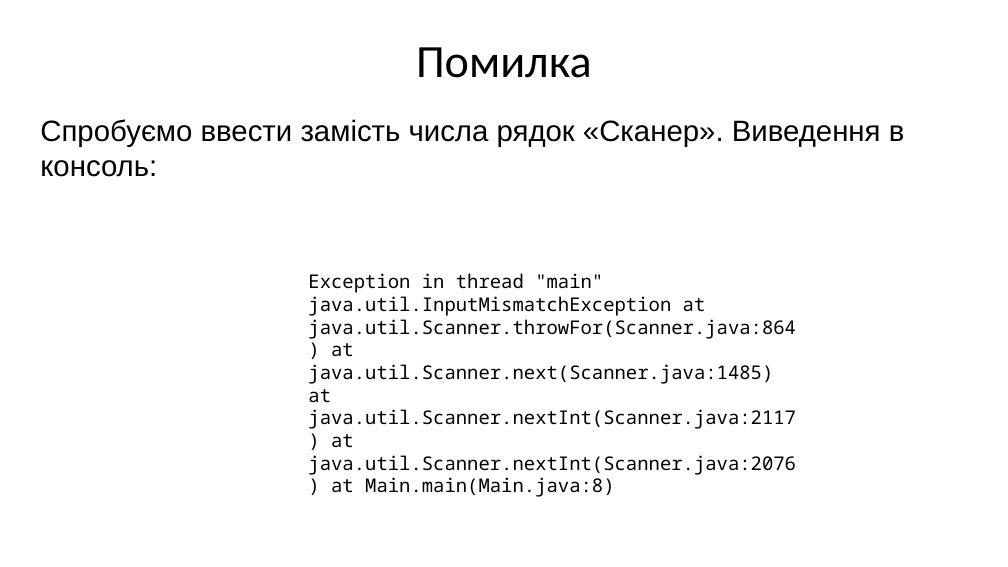
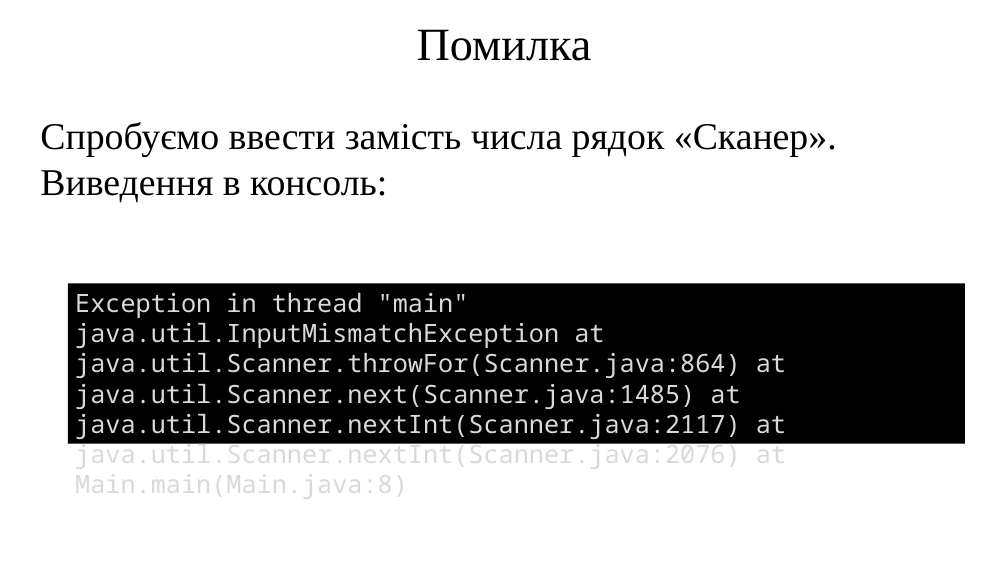
Before and after one commit to arg3ntuum/JavaCourse, a slide deck: slide 3 of Java Урок 4 Scanner.pptx. Drawn at 1008x567 pixels with LibreOffice and Linux fonts; fonts in the diff are those of the drawing. Boxes give left, top, right and bottom in pixels: in the first picture for what was removed or moved away, otherwise in the second. Text is boxed around its words. In the diff, an @@ line names an element or a change of style, - is before the commit and + after.

```diff
--- a/Java Урок 4 Scanner.pptx
+++ b/Java Урок 4 Scanner.pptx
@@ text "Помилка": place and size @@
-text "Помилка" at [416, 47, 592, 78]
+text "Помилка" at [417, 29, 592, 61]
@@ text "Помилка" at [417, 29, 592, 61]: font Calibri to Times New Roman @@
@@ text "Спробуємо ввести замість числа рядок ..." at [40, 122, 837, 202]: size 28 to 36 pt, font Arial to Times New Roman @@
@@ rectangle "Exception in thread "main" java.util.InputMismatchException ...": place and size @@
-rectangle "Exception in thread "main" java.util.InputMismatchException ..." at [308, 273, 796, 497]
+rectangle "Exception in thread "main" java.util.InputMismatchException ..." at [68, 284, 966, 444]
@@ rectangle "Exception in thread "main" java.util.InputMismatchException ..." at [68, 284, 966, 444]: size 18 to 24 pt, text colour #000000 to #D9D9D9; fill none to #000000 @@
```
Also in this commit, not shown: 6 other slides changed, 1 slide added, 36 other files.
